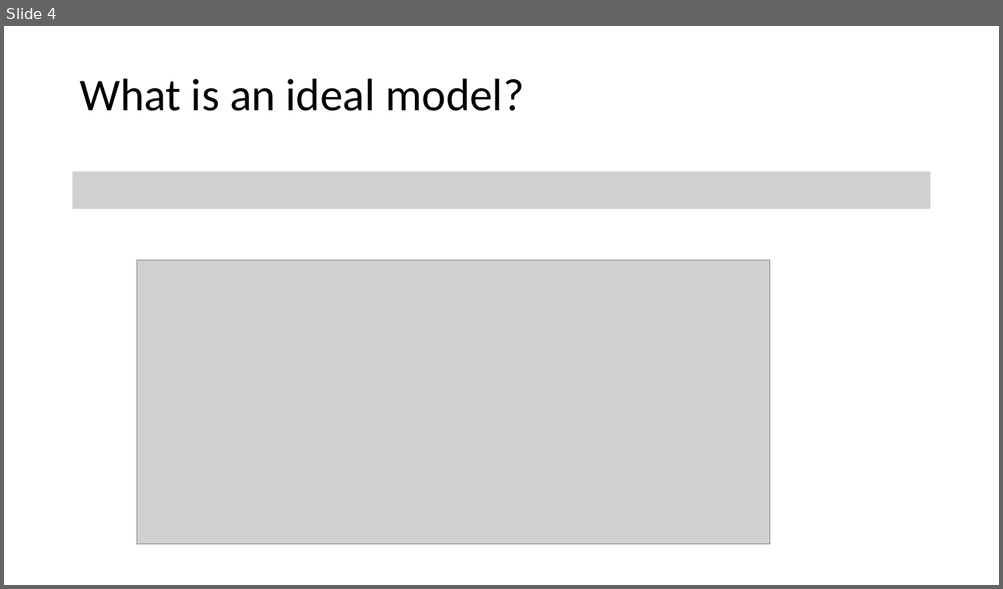
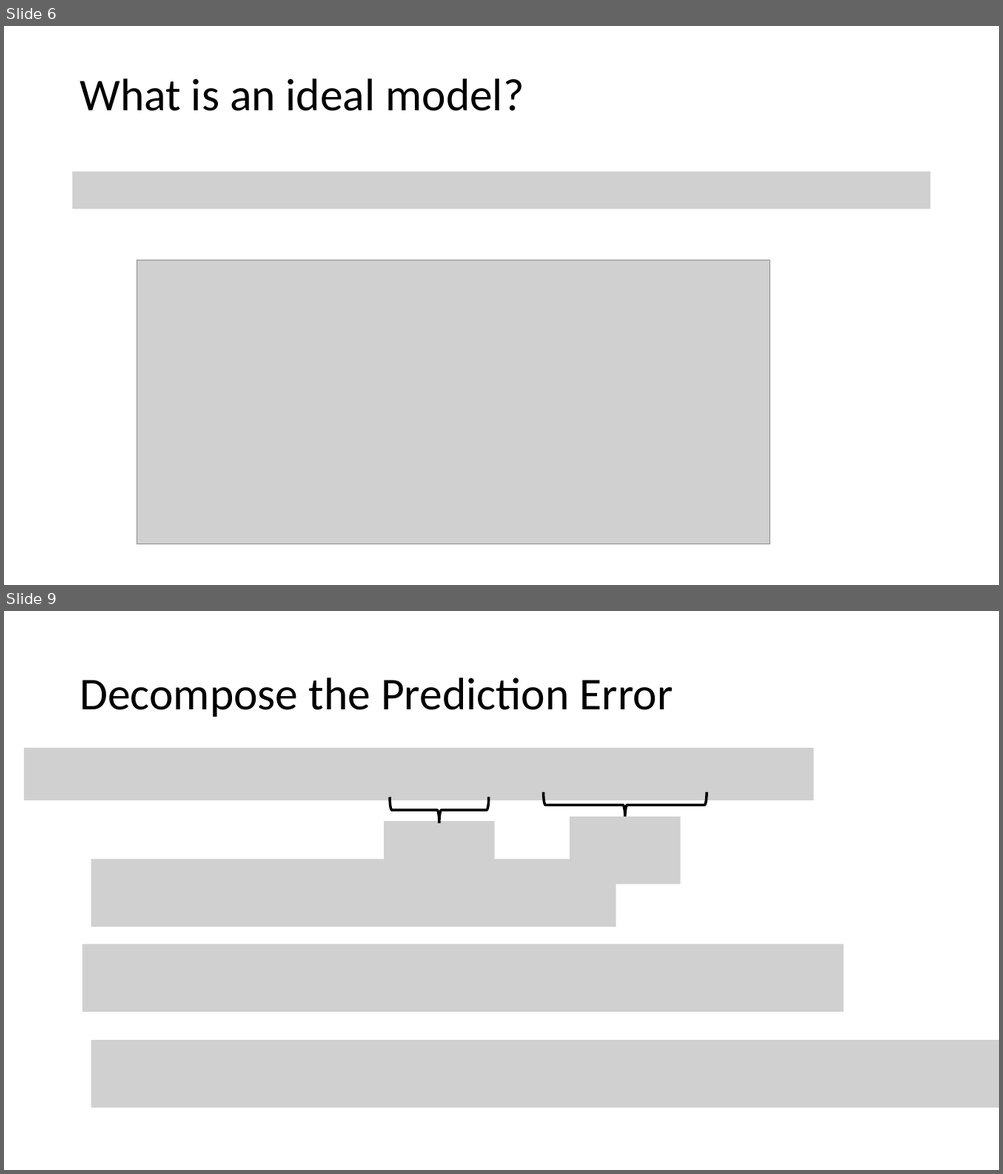
Before and after one commit to tianzheng4/tianzheng4.github.io, a slide deck: _umkc-teaching/slides/Lecture2 - Statistical Learning.pptx. Shown one above the other, each under a label of ours: slide 4 before the commit, slides 6 and 9 after it; the slides between them are not shown. The pictures are 1003x589 and 1003x1174 pixels, drawn with LibreOffice and Linux fonts; fonts in the diff are those of the drawing; grey boxes stand for pictures. Boxes give left, top, right and bottom in pixels: in the first picture for what was removed or moved away, otherwise in the second. Text is boxed around its words. In the diff, an @@ line names an element or a change of style, - is before the commit and + after.

```diff
--- a/_umkc-teaching/slides/Lecture2 - Statistical Learning.pptx
+++ b/_umkc-teaching/slides/Lecture2 - Statistical Learning.pptx
@@ slide 9 added at (4,611,999,1170), background #FFFFFF @@
@@ title added at (79,678,673,717), 44 pt, text #000000 @@
+Decompose the Prediction Error
@@ picture added at (24,748,814,800) @@
@@ left brace added at (390,797,489,823), outline #000000 2.5 pt @@
@@ left brace added at (543,792,707,818), outline #000000 2.5 pt @@
@@ picture added at (384,821,494,889) @@
@@ picture added at (569,817,680,885) @@
@@ picture added at (91,860,616,927) @@
@@ picture added at (82,945,843,1012) @@
@@ picture added at (91,1041,999,1109) @@
@@ what was slide 4 is now slide 6 @@
```
Also in this commit, not shown: 1 slide changed, 9 other slides added, 2 slides removed, 2 other files.
